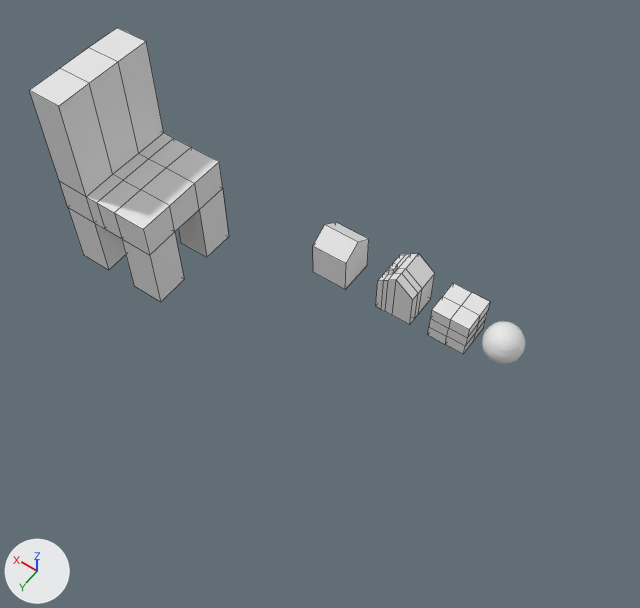
The Blender file shed.blend: old version first, new version second.
Before and after are seen from a 50 mm camera at (2.6, 24.8, 34.0) aimed at (17.5, 3.9, 1.2). Lighting does not change. The marker at lower left points along +X, +Y and +Z. Mesh edges are drawn as thin lines on the coarser meshes.

Before the edit, the objects in view are built like this:
```python
me_cube = bpy.data.meshes.new('Cube')
me_cube.from_pydata(...)  # 64 vertices, 62 faces; spans x -5.0..1.0, y -1.03..5.09, z -5.06..7.0
me_cube.materials.append(mat_material)  # white #e7e7e7
me_cube_005 = bpy.data.meshes.new('Cube.005')
me_cube_005.from_pydata(...)  # 34 vertices, 32 faces; spans x -1.0..1.0, y -1.0..1.0, z -1.0..1.0
me_sphere = bpy.data.meshes.new('Sphere')
me_sphere.from_pydata(...)  # 482 vertices, 512 faces; spans x -1.0..1.0, y -1.0..1.0, z -1.0..1.0
ob_chair = bpy.data.objects.new('Chair', me_cube)
ob_chair.location = (32.63, 0.0, 0.0)
ob_cube_002 = bpy.data.objects.new('Cube.002', me_cube_005)
ob_cube_002.location = (12.11, 0.0, 0.0)
ob_sphere = bpy.data.objects.new('Sphere', me_sphere)
ob_sphere.location = (9.67, 0.0, 0.0)
# also in view: 'Cube.001' at (15.1, 0.0, 0.4); 'Cube' at (19.0, 0.0, 0.3)
```
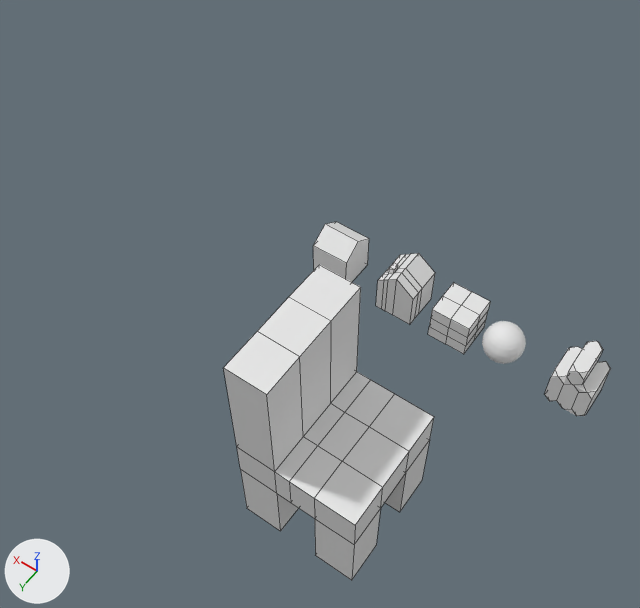
The newer file is also turned or shifted as a whole; pictures and numbers use the older file's frame.

Boxes [x1, y1, x2, y2] around the edits, measured in the pictures (640 x 608 px):
'Chair', moved
    before: [29, 28, 229, 302]
    after: [224, 265, 434, 580]
'Cube.003', added
    after: [545, 341, 611, 416]

Edits to the bpy script that builds the scene:
```text
Add me_cube_006:
    me_cube_006.from_pydata(...)  # 58 vertices, 33 faces; spans x -1.0..1.0, y -1.0..1.0, z -1.0..1.98
Change ob_chair:
    ob_chair.location: (32.63, 0.0, 0.0) -> (15.02, 6.92, 0.0)
Add ob_cube_003:
    ob_cube_003 = bpy.data.objects.new('Cube.003', me_cube_006)
    ob_cube_003.location = (5.91, -0.03, 0.0)
```
